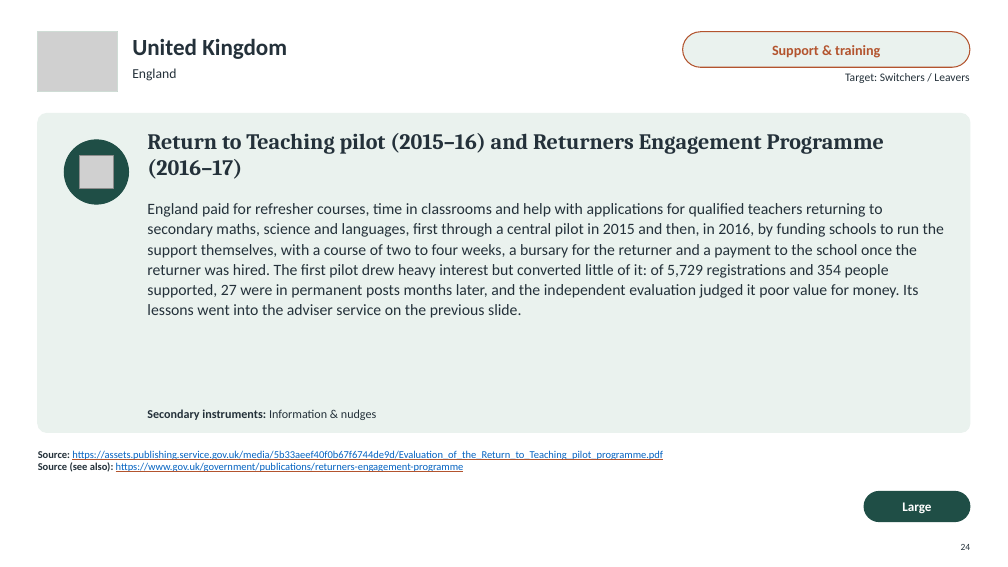
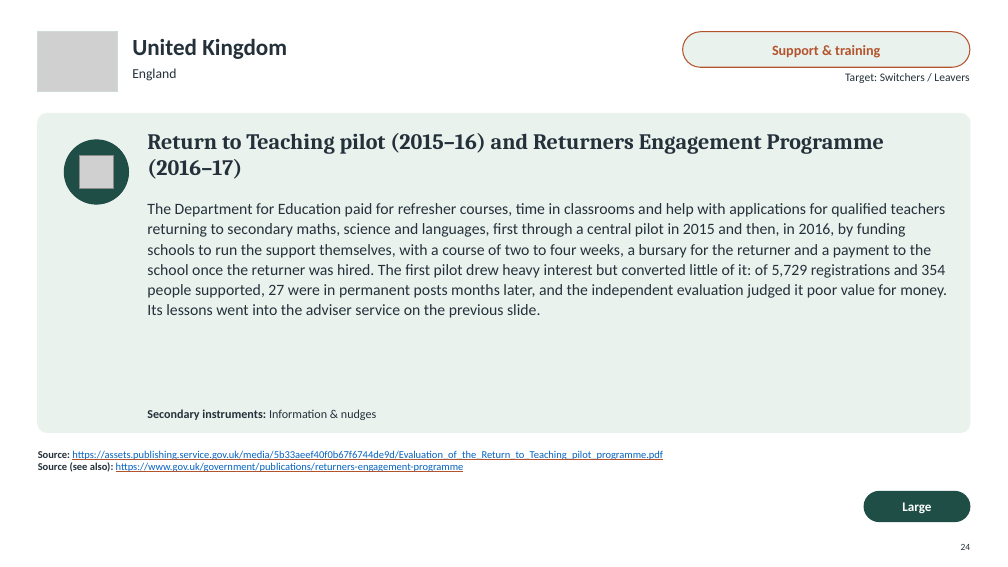
Before and after one commit to jedr1-ship-it/Alternative-Pathways----Quant, a slide deck: slide 24 of policies/Re-attracting_Former_Teachers.pptx. Drawn at 1008x567 pixels with LibreOffice and Linux fonts; fonts in the diff are those of the drawing; grey boxes stand for pictures. Boxes give left, top, right and bottom in pixels: in the first picture for what was removed or moved away, otherwise in the second. Text is boxed around its words. In the diff, an @@ line names an element or a change of style, - is before the commit and + after.

```diff
--- a/policies/Re-attracting_Former_Teachers.pptx
+++ b/policies/Re-attracting_Former_Teachers.pptx
@@ text at bbox=[147, 203, 947, 318]: text changed @@
-England paid for refresher courses, time in classrooms and help with applications for qualified teachers returning to secondary maths, science and languages, first through a central pilot in 2015 and then, in 2016, by funding schools to run the support themselves, with a course of two to four weeks, a bursary for the returner and a payment to the school once the returner was hired. The first pilot drew heavy interest but converted little of it: of 5,729 registrations and 354 people supported, 27 were in permanent posts months later, and the independent evaluation judged it poor value for money. Its lessons went into the adviser service on the previous slide.
+The Department for Education paid for refresher courses, time in classrooms and help with applications for qualified teachers returning to secondary maths, science and languages, first through a central pilot in 2015 and then, in 2016, by funding schools to run the support themselves, with a course of two to four weeks, a bursary for the returner and a payment to the school once the returner was hired. The first pilot drew heavy interest but converted little of it: of 5,729 registrations and 354 people supported, 27 were in permanent posts months later, and the independent evaluation judged it poor value for money. Its lessons went into the adviser service on the previous slide.
```
Also in this commit, not shown: 27 other slides changed, 2 other files.
